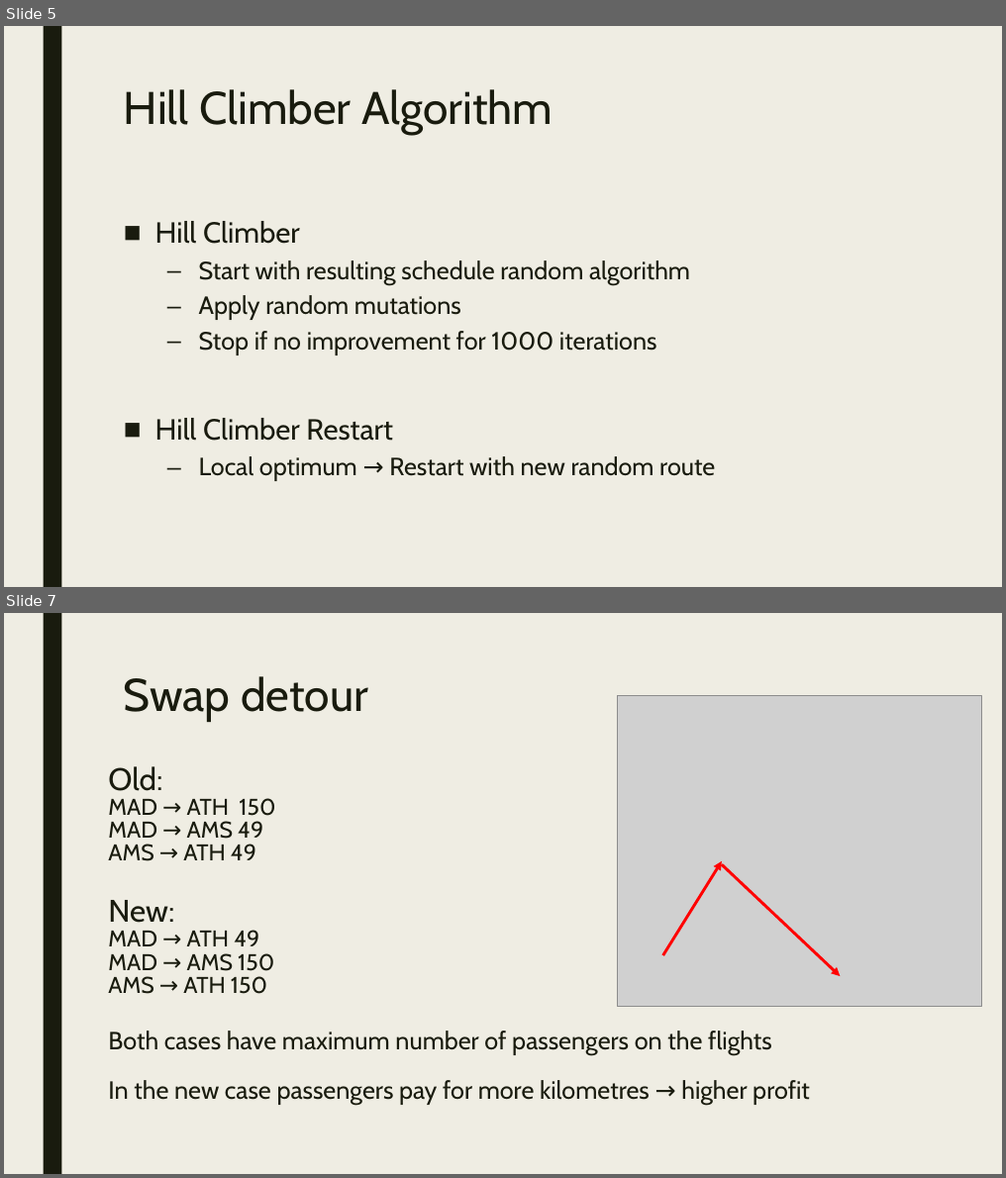
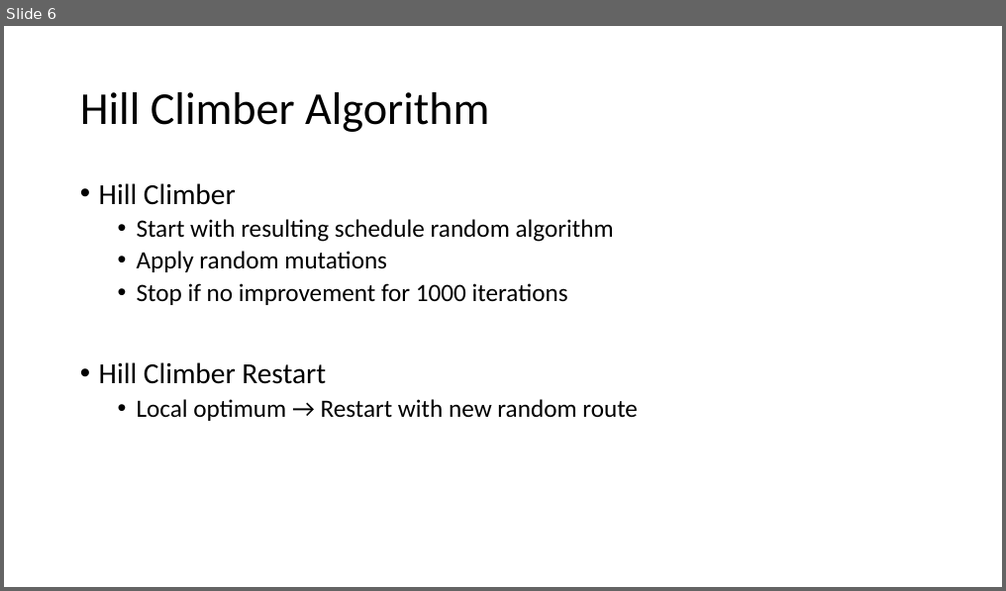
Before and after one commit to WouterDuijn/heuristic, a slide deck: doc/Mokum Airways.pptx. Shown one above the other, each under a label of ours: slides 5 and 7 before the commit, slide 6 after it; the slides between them are not shown. The pictures are 1006x1178 and 1006x591 pixels, drawn with LibreOffice and Linux fonts; fonts in the diff are those of the drawing; grey boxes stand for pictures. Boxes give left, top, right and bottom in pixels: in the first picture for what was removed or moved away, otherwise in the second. Text is boxed around its words. In the diff, an @@ line names an element or a change of style, - is before the commit and + after.

```diff
--- a/doc/Mokum Airways.pptx
+++ b/doc/Mokum Airways.pptx
@@ slide 7 removed at [4,613,1002,1174], background #EFEDE3; not listed: 1 template element that a slide beside it also shows @@
@@ title removed at [124,676,368,722] @@
-Swap detour
@@ picture removed at [618,696,982,1007] @@
@@ text removed at [108,766,810,1105] @@
-Old:
-MAD → ATH 150
-MAD → AMS 49
-AMS → ATH 49
-New:
-MAD → ATH 49
-MAD → AMS 150
-AMS → ATH 150
-Both cases have maximum number of passengers on the flights
-In the new case passengers pay for more kilometres → higher profit
@@ arrow removed from (663, 956) to (722, 861) @@
@@ arrow removed from (722, 864) to (841, 977) @@
@@ what was slide 5 is now slide 6 @@
@@ slide 6 changed as well @@
@@ background #EFEDE3 to #FFFFFF @@
@@ rectangle removed at [43,26,61,587] @@
@@ title "Hill Climber Algorithm": place and size @@
-title "Hill Climber Algorithm" at [124,89,552,135]
+title "Hill Climber Algorithm" at [80,92,489,132]
@@ title "Hill Climber Algorithm" at [80,92,489,132]: font Cabin to Calibri, text colour #191B0E to #000000; line spacing 0.89 to 0.9; vertical alignment top to middle @@
@@ text "Hill Climber": place and size @@
-text "Hill Climber" at [155,221,715,481]
+text "Hill Climber" at [99,183,638,421]
@@ text "Hill Climber" at [99,183,638,421]: font Cabin to Calibri, text colour #191B0E to #000000; bullet ■ to •; line spacing 0.94 to 0.9; less space between paragraphs; bullet – to • @@
```
Also in this commit, not shown: 11 other slides changed, 1 slide added.
